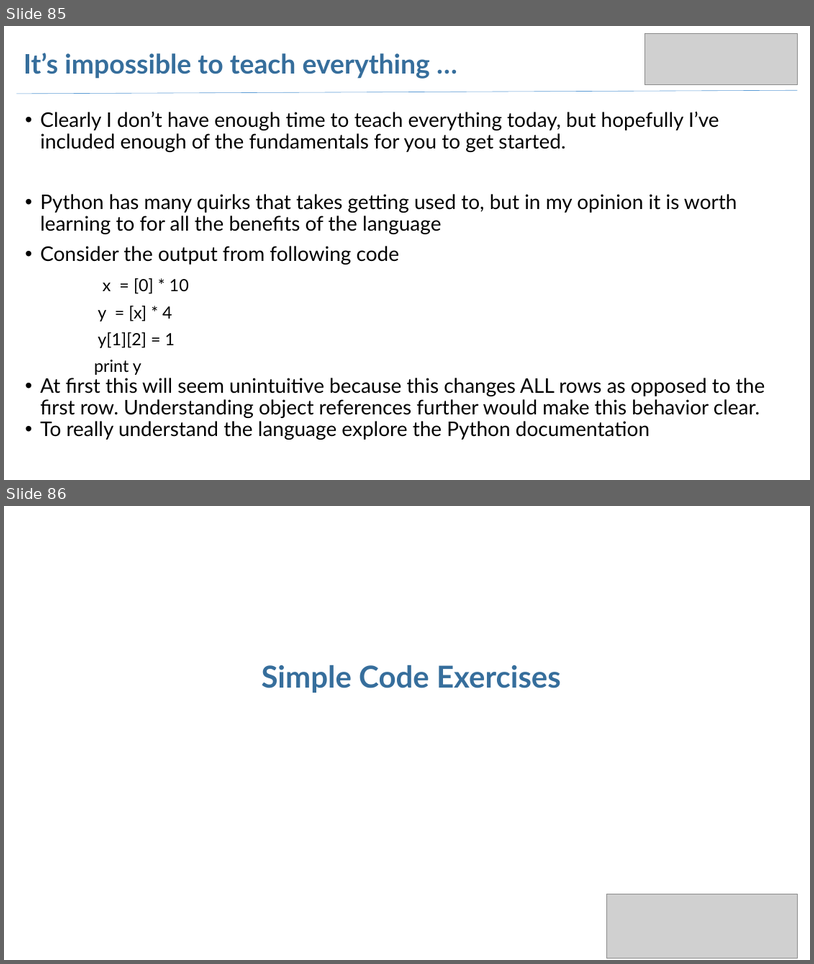
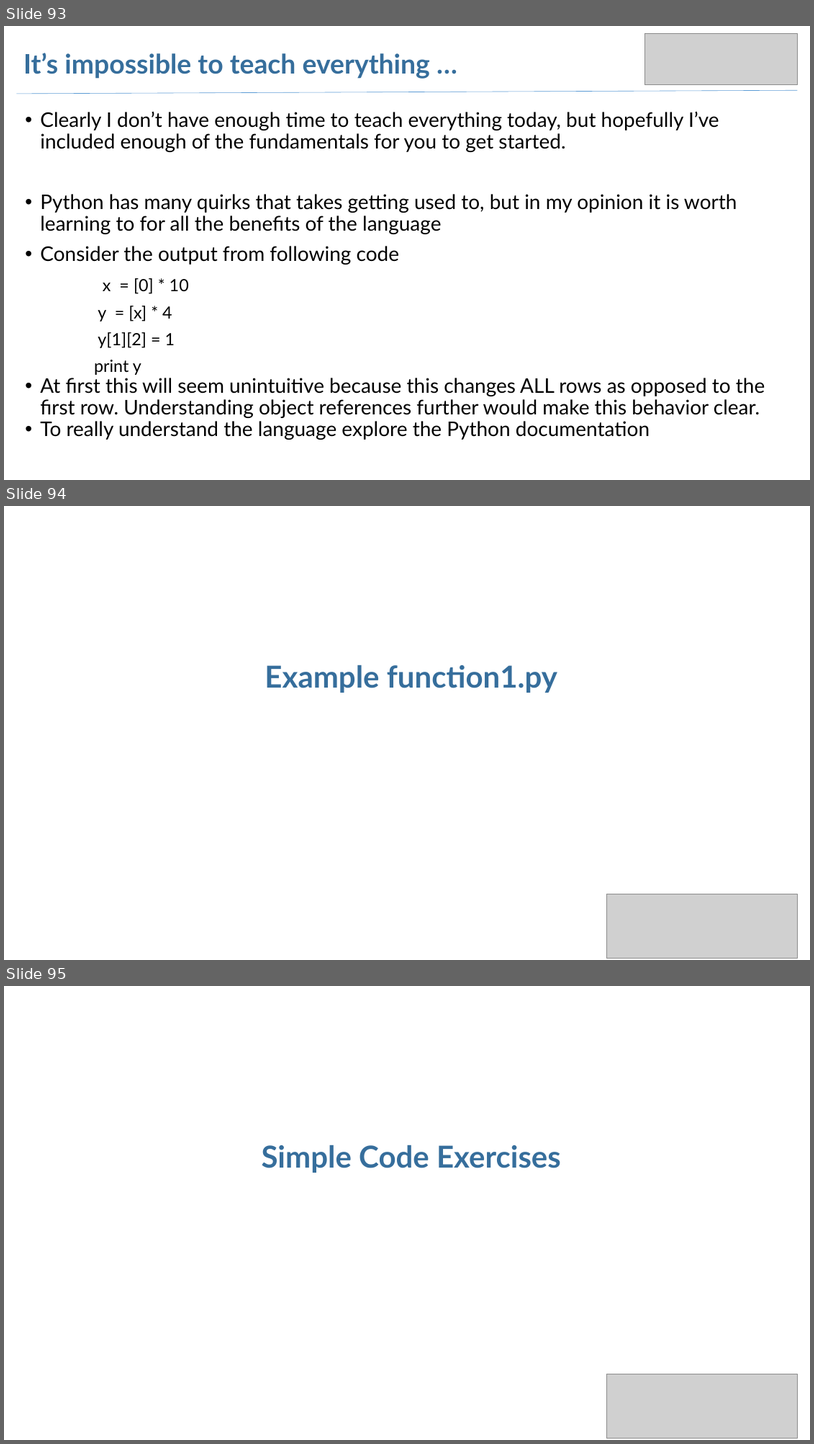
Before and after one commit to arjangvt/python-workshop, a slide deck: WorkshopSlides-Part1.pptx. Shown one above the other, each under a label of ours: slides 85 and 86 before the commit, slides 93, 94 and 95 after it. The pictures are 814x964 and 814x1444 pixels, drawn with LibreOffice and Linux fonts; fonts in the diff are those of the drawing; grey boxes stand for pictures. Boxes give left, top, right and bottom in pixels: in the first picture for what was removed or moved away, otherwise in the second. Text is boxed around its words. In the diff, an @@ line names an element or a change of style, - is before the commit and + after.

```diff
--- a/WorkshopSlides-Part1.pptx
+++ b/WorkshopSlides-Part1.pptx
@@ slide 94 added at [4, 506, 810, 960], background #FFFFFF @@
@@ title added at [265, 664, 558, 692], 36 pt, text #366E9C, bold @@
+Example function1.py
@@ picture added at [607, 894, 797, 958] @@
@@ what was slide 85 is now slide 93 @@
@@ what was slide 86 is now slide 95 @@
```
Also in this commit, not shown: 5 slides changed, 8 other slides added, 1 other file.
